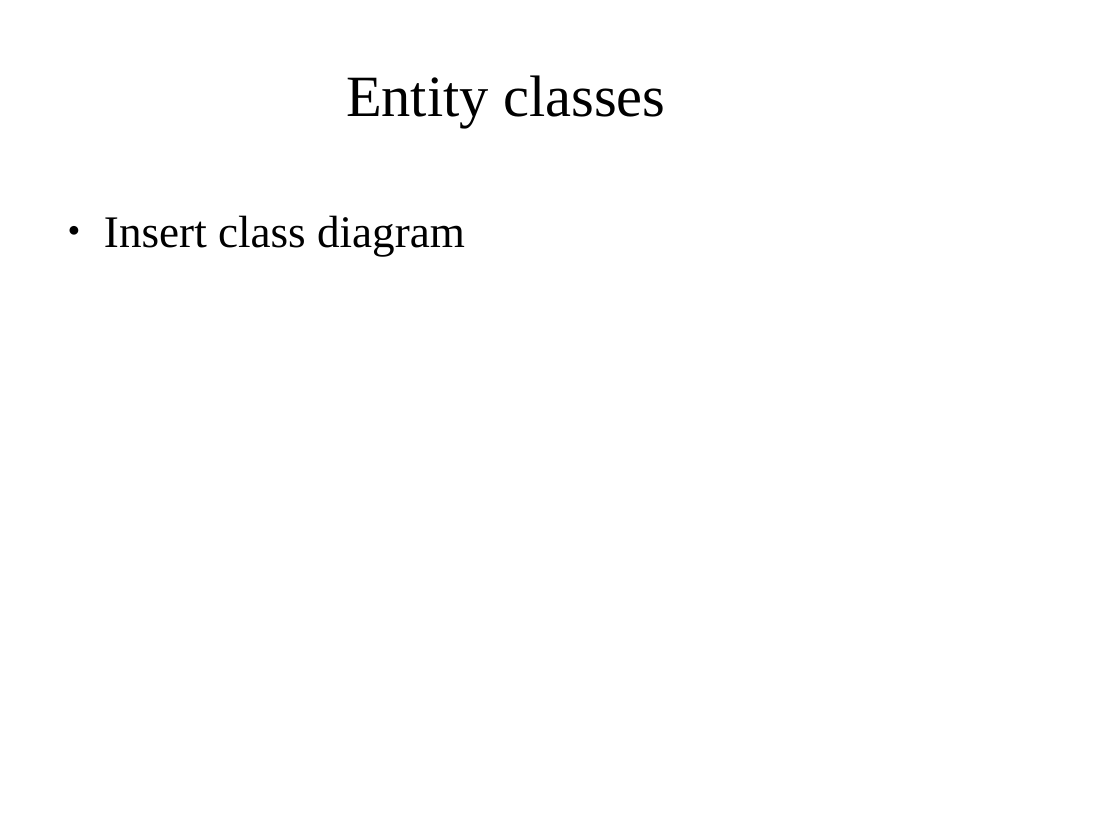
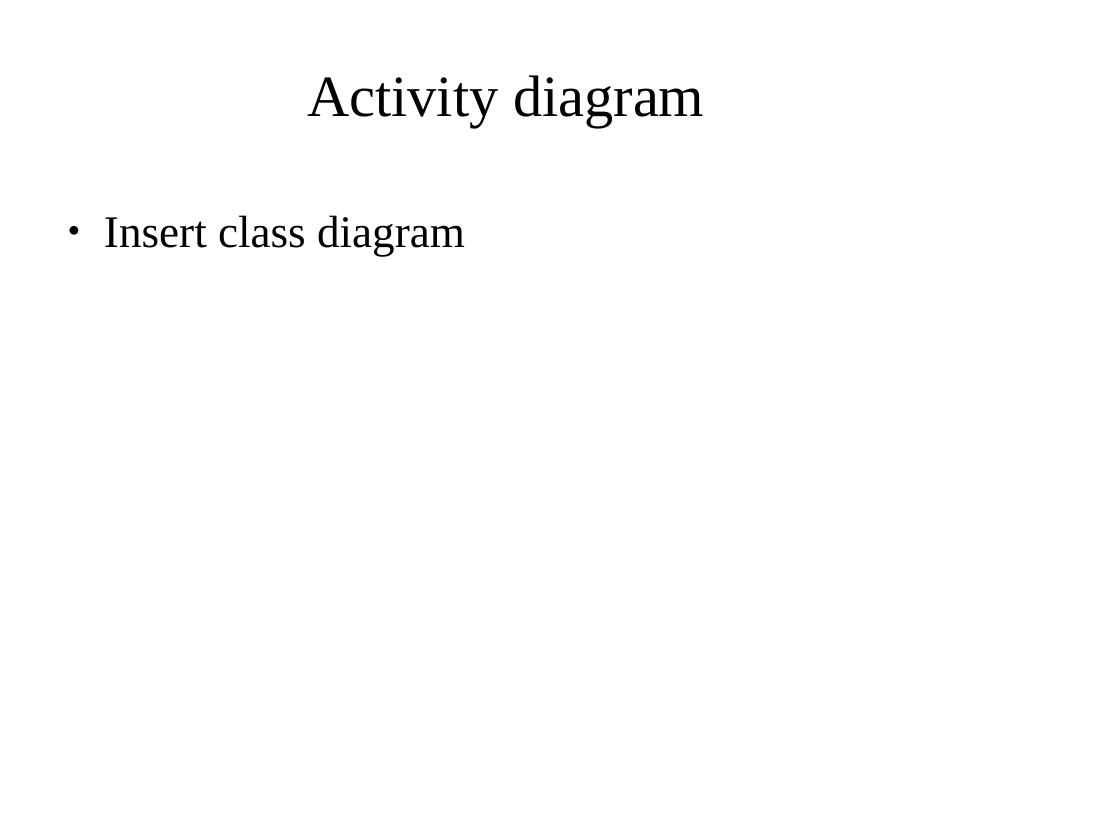
Before and after one commit to kelto/software-project, a slide deck: slide 8 of Presentation/Presentation.odp. Drawn at 1120x840 pixels with LibreOffice and Linux fonts; fonts in the diff are those of the drawing; background and template pictures are left out. Boxes give left, top, right and bottom in pixels: in the first picture for what was removed or moved away, otherwise in the second. Text is boxed around its words. In the diff, an @@ line names an element or a change of style, - is before the commit and + after.

```diff
--- a/Presentation/Presentation.odp
+++ b/Presentation/Presentation.odp
@@ title at (307, 75, 704, 128): text changed @@
-Entity classes
+Activity diagram
```
Also in this commit, not shown: 2 other slides changed, 1 slide added, 1 slide removed, 4 other files.
